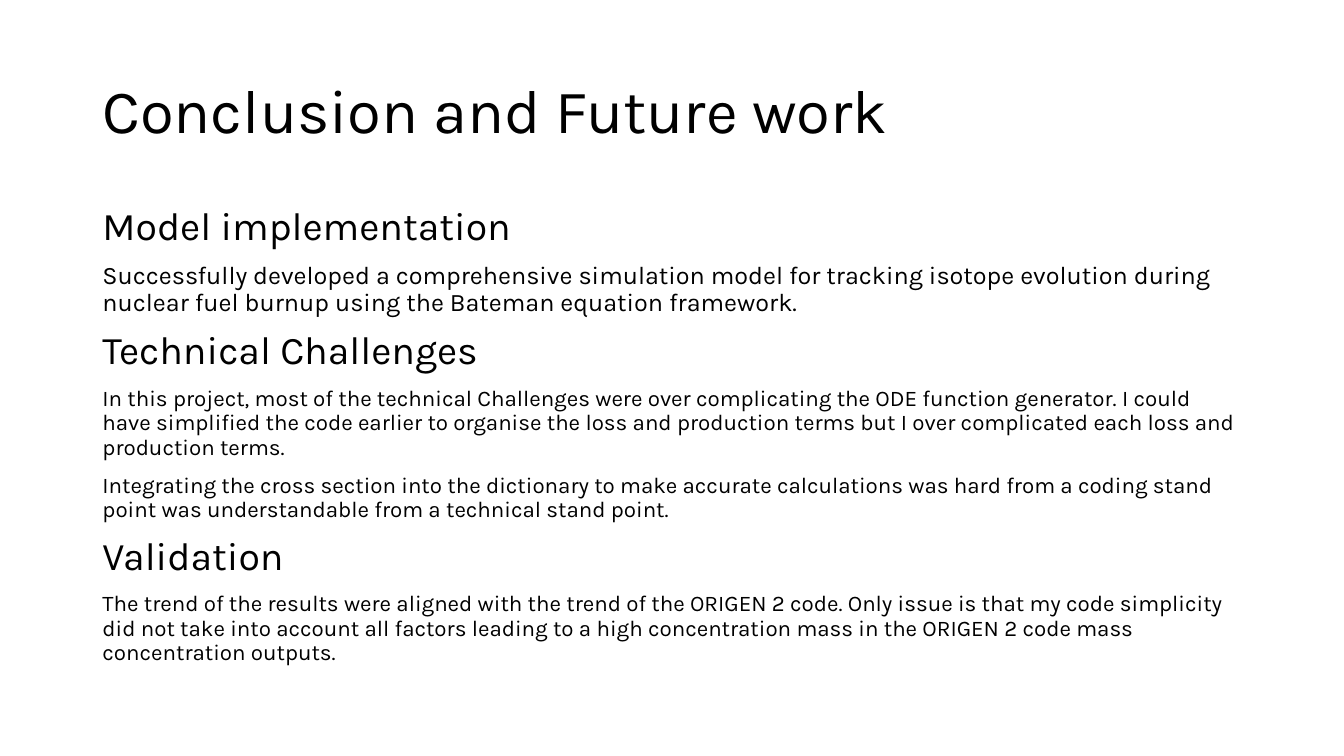
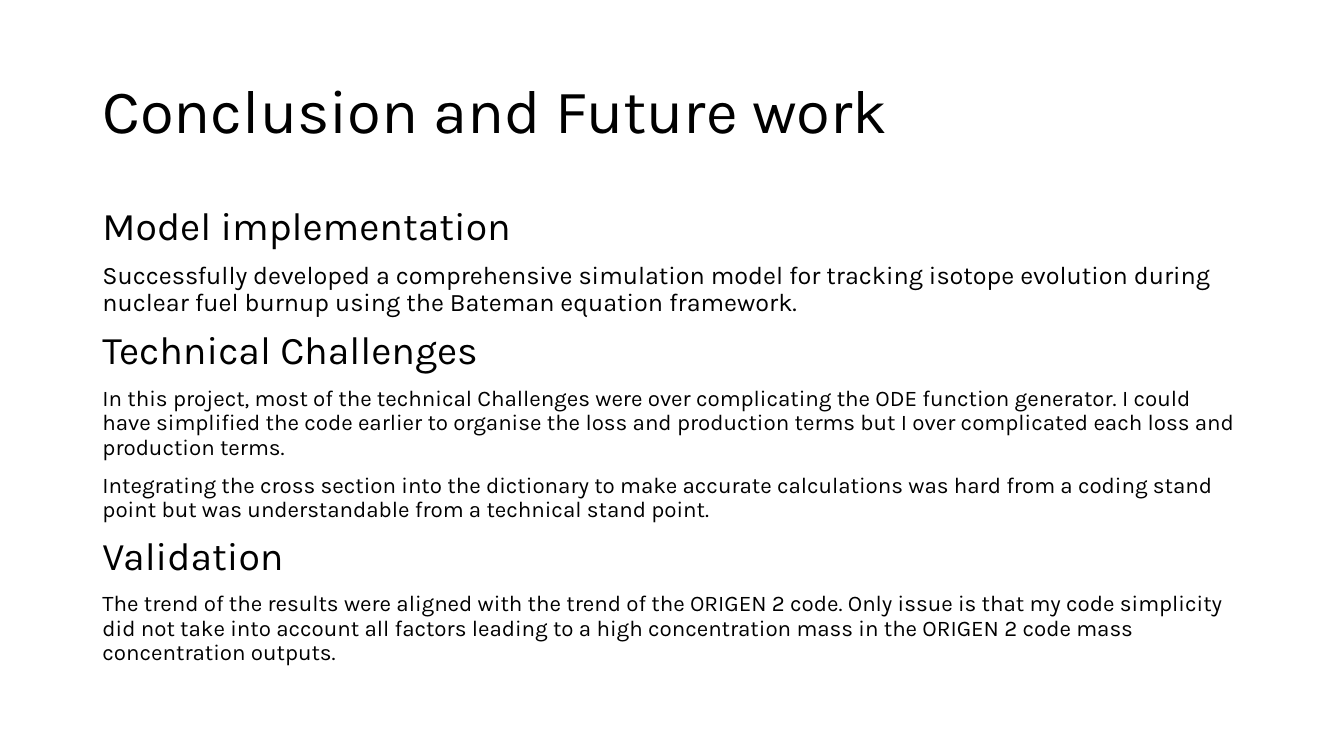
Before and after one commit to AbhinandSatish/Nuclear_Ractor_BurnUp, a slide deck: slide 14 of Reports/Abhinand Saitsh - Uranium Transmutation decay chain - Presentation.pptx. Drawn at 1344x756 pixels with LibreOffice and Linux fonts; fonts in the diff are those of the drawing. Boxes give left, top, right and bottom in pixels: in the first picture for what was removed or moved away, otherwise in the second. Text is boxed around its words. In the diff, an @@ line names an element or a change of style, - is before the commit and + after.

```diff
--- a/Reports/Abhinand Saitsh - Uranium Transmutation decay chain - Presentation.pptx
+++ b/Reports/Abhinand Saitsh - Uranium Transmutation decay chain - Presentation.pptx
@@ text at (x1=102, y1=477, x2=1212, y2=523): text changed @@
-Integrating the cross section into the dictionary to make accurate calculations was hard from a coding stand point was understandable from a technical stand point.
+Integrating the cross section into the dictionary to make accurate calculations was hard from a coding stand point but was understandable from a technical stand point.
```
Also in this commit, not shown: 6 other slides changed, 5 other files.
